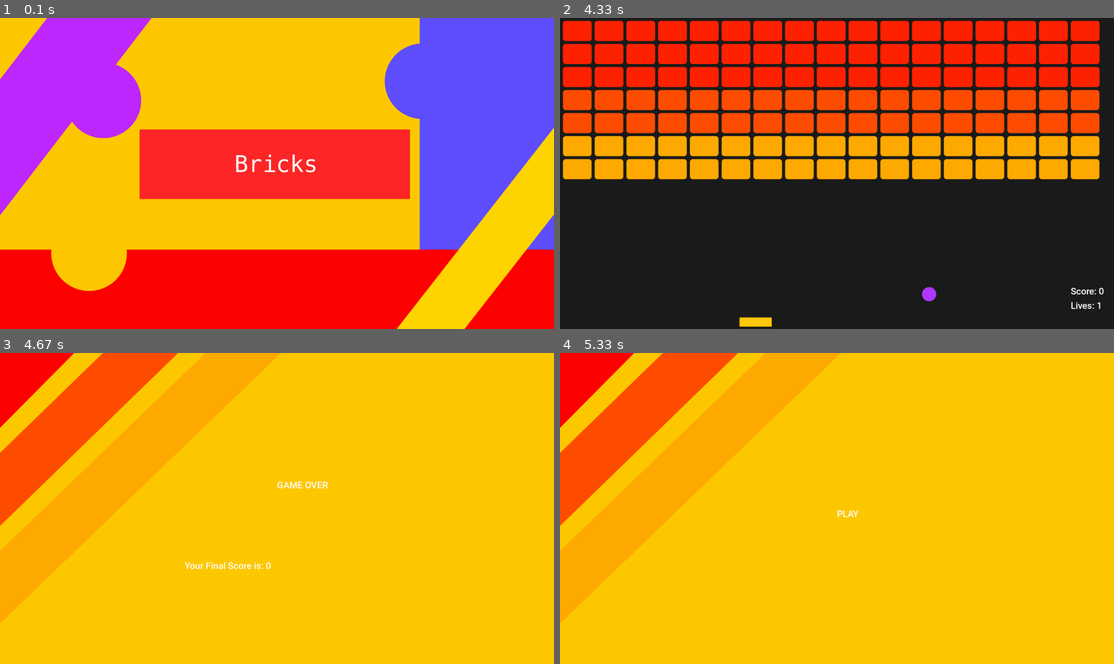
Above: before the commit, frames 1-4 (two rows, left to right).
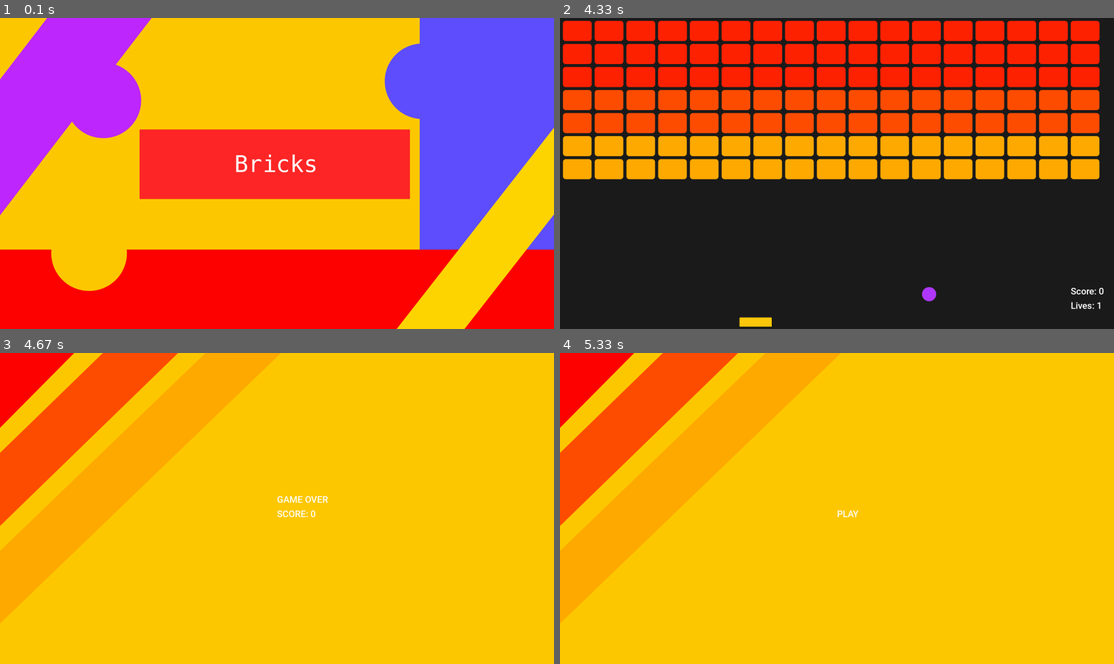
Above: after the commit, the same moments.

Repository: nikitakreml/pygame_arkanoid
Game: pygame game, started from run.py
Same seed, same stepped clock (60 frames per second), same inputs: the game is played once before the commit and once after it.
Inputs (mouse positions are in pixels of both pictures, inside the frame that each line leads up to):
- Up to frame 1 (0.1 s): no input
- Up to frame 2 (4.33 s): click (837, 173) at 0.38 s; hold D 0.67-1.13 s; hold A 1.67-2.2 s; click "GAME OVER" at 2.28 s; click "PLAY" at 2.62 s; hold A 2.9-3.3 s; hold D 3.33-3.97 s; hold A from 4 s (still down)
- Up to frame 3 (4.67 s): release A at 4.47 s
- Up to frame 4 (5.33 s): click "GAME OVER" at 5.05 s

Frames 1-2 are identical in both runs. In frame 3, 0.5% of the frame differs, in the area x 33-60%, y 41-70%; in frame 4, nothing differs.

Commit message:
UI Improvements

Diff:
--- a/menu.py
+++ b/menu.py
@@ -21,7 +21,7 @@
         self.game_over = self.font.render('GAME OVER', True, (255, 255, 255))
         self.game_over_rect = self.game_over.get_rect()
         self.game_over_rect.x = self.screen.get_width() // 2
-        self.game_over_rect.y = self.screen.get_height() // 2 - 100
+        self.game_over_rect.y = self.screen.get_height() // 2.2
 
 
     def create_text_field(self, text):
--- a/run.py
+++ b/run.py
@@ -62,8 +62,8 @@
                 window.screen.blit(menu.line_scr, [0, 0])
                 menu.text_render(menu.game_over, (menu.game_over_rect.x, menu.game_over_rect.y))
 
-                score_text = menu.create_text_field(("Your Final Score is: " + str(window.score)))
-                menu.text_render(score_text, (window.screen.get_width()/3, window.screen.get_height()/1.5))
+                score_text = menu.create_text_field(("SCORE: " + str(window.score)))
+                menu.text_render(score_text, (window.screen.get_width()//2, window.screen.get_height()//2))
                 ball.is_alive = menu.restart
                 menu.restart = False
 
Not shown, added: .gitignore
